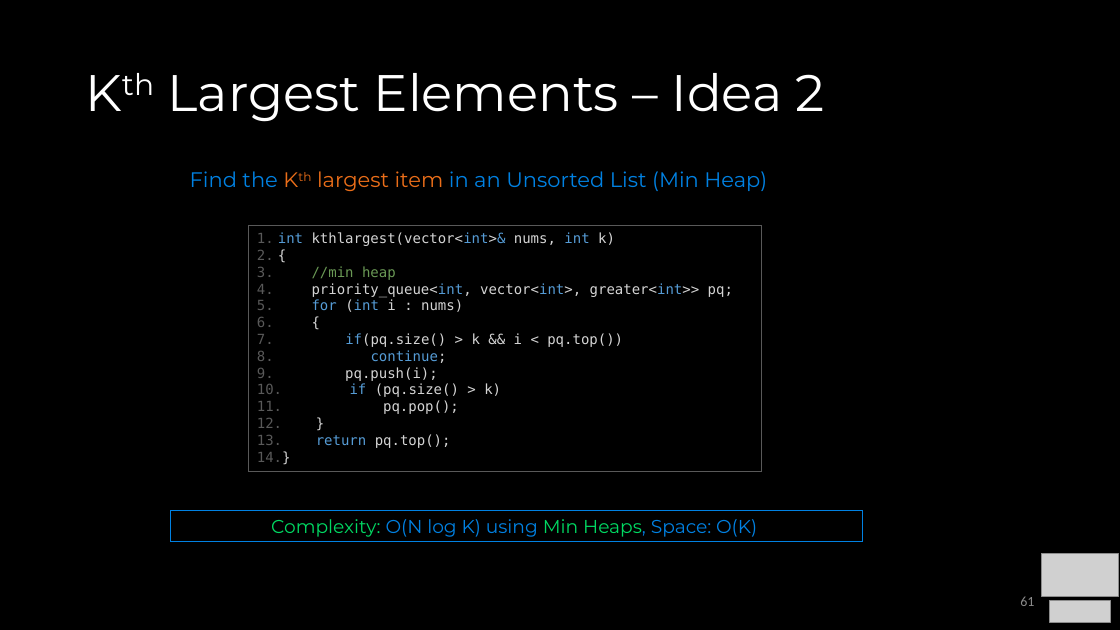
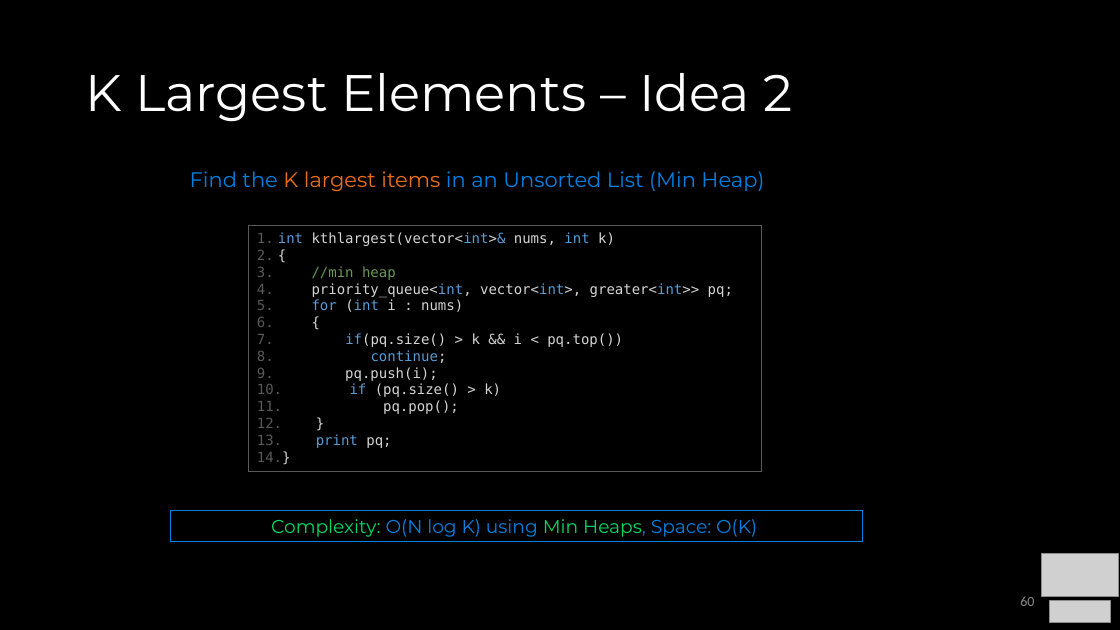
Before and after one commit to COP3530/Instructional-Content, a slide deck: slide 60 of Slides-PPT/5 - Heaps.pptx (slide 61 before the commit). Drawn at 1120x630 pixels with LibreOffice and Linux fonts; fonts in the diff are those of the drawing; grey boxes stand for pictures. Boxes give left, top, right and bottom in pixels: in the first picture for what was removed or moved away, otherwise in the second. Text is boxed around its words. In the diff, an @@ line names an element or a change of style, - is before the commit and + after.

```diff
--- a/Slides-PPT/5 - Heaps.pptx
+++ b/Slides-PPT/5 - Heaps.pptx
@@ title at (85, 73, 792, 122): text changed @@
-Kth Largest Elements – Idea 2
+K Largest Elements – Idea 2
@@ text at (190, 171, 764, 191): text changed @@
-Find the Kth largest item in an Unsorted List (Min Heap)
+Find the K largest items in an Unsorted List (Min Heap)
@@ text in rectangle at (316, 434, 391, 448): text changed; text colour #D4D4D4 to #569CD6 @@
-13. return pq.top();
+13. print pq;
@@ page number at (1020, 596, 1034, 606): text changed @@
-61
+60
```
Also in this commit, not shown: 7 other slides changed, 1 slide removed, 3 other files.
